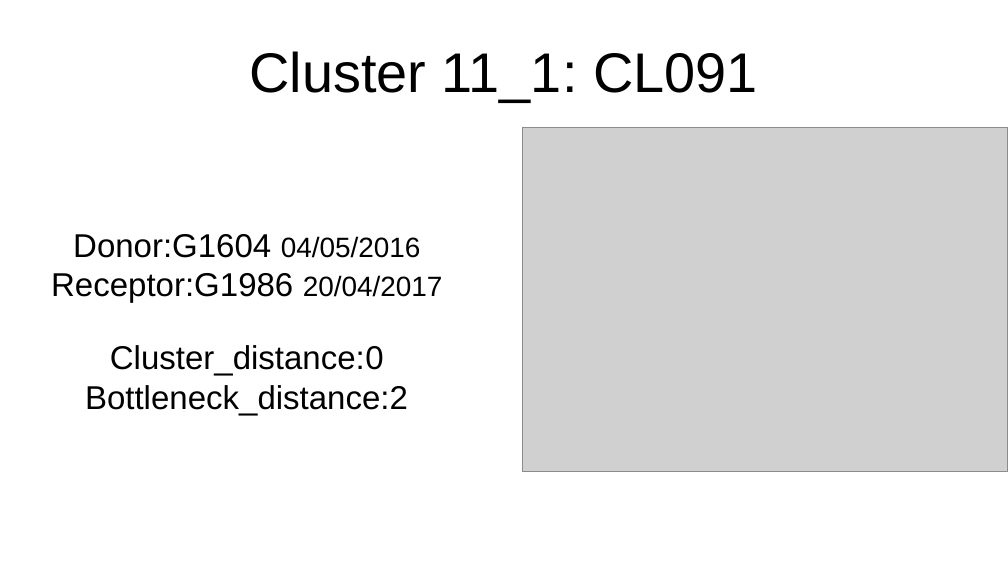
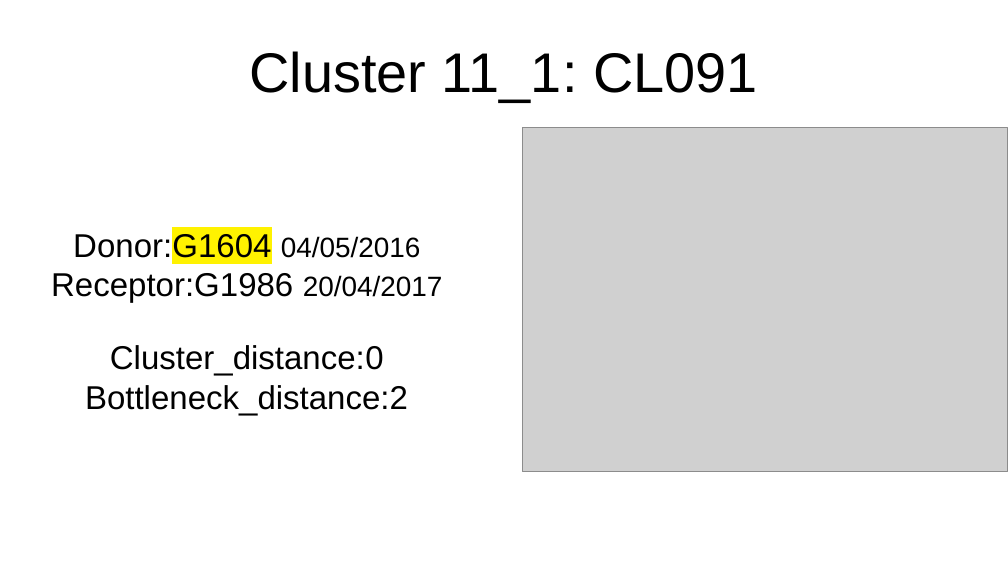
Before and after one commit to TBmex/agit_Bottleneck, a slide deck: slide 12 of Resumen.odp. Drawn at 1008x567 pixels with LibreOffice and Linux fonts; fonts in the diff are those of the drawing; grey boxes stand for pictures. Boxes give left, top, right and bottom in pixels: in the first picture for what was removed or moved away, otherwise in the second. Text is boxed around its words. In the diff, an @@ line names an element or a change of style, - is before the commit and + after.

```diff
--- a/Resumen.odp
+++ b/Resumen.odp
@@ text at <box>73,230,421,263</box>: highlight none to #FFF200 in "Donor:G1604" @@
```
Also in this commit, not shown: 15 other slides changed, 1 other file.
